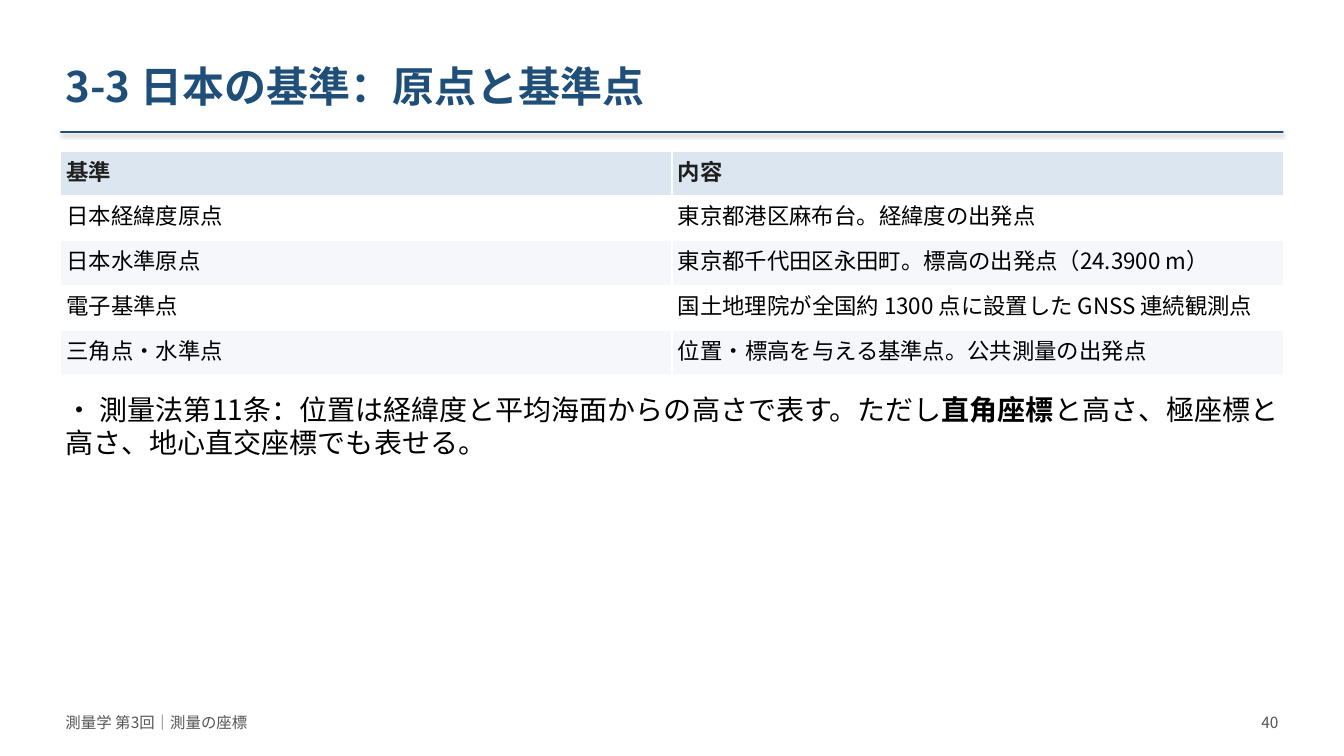
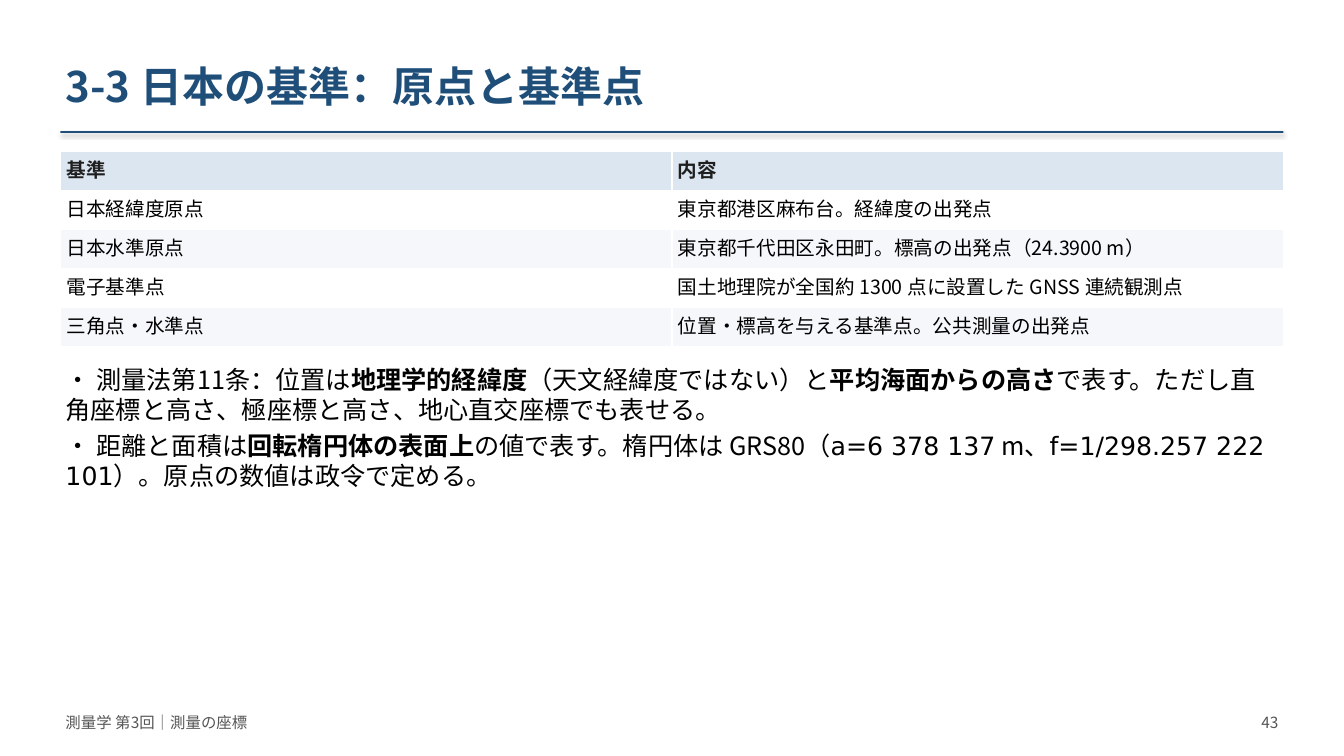
Before and after one commit to NN3210/Lecture, a slide deck: slide 43 of Surveying/materials/slides/第03回_測量の座標/slides.pptx (slide 40 before the commit). Drawn at 1344x756 pixels with LibreOffice and Linux fonts; fonts in the diff are those of the drawing. Boxes give left, top, right and bottom in pixels: in the first picture for what was removed or moved away, otherwise in the second. Text is boxed around its words. In the diff, an @@ line names an element or a change of style, - is before the commit and + after.

```diff
--- a/Surveying/materials/slides/第03回_測量の座標/slides.pptx
+++ b/Surveying/materials/slides/第03回_測量の座標/slides.pptx
@@ table at [60, 151, 1285, 347] @@
@@ size 16 to 14 pt @@
@@ text at [65, 367, 1264, 488]: text changed; size 20 to 18 pt @@
-• 測量法第11条：位置は経緯度と平均海面からの高さで表す。ただし直角座標と高さ、極座標と高さ、地心直交座標でも表せる。
+• 測量法第11条：位置は地理学的経緯度（天文経緯度ではない）と平均海面からの高さで表す。ただし直角座標と高さ、極座標と高さ、地心直交座標でも表せる。
+• 距離と面積は回転楕円体の表面上の値で表す。楕円体は GRS80（a=6 378 137 m、f=1/298.257 222 101）。原点の数値は政令で定める。
@@ text at [1261, 716, 1278, 728]: text changed @@
-40
+43
```
Also in this commit, not shown: 60 other slides changed, 6 slides added, 5 other files.
